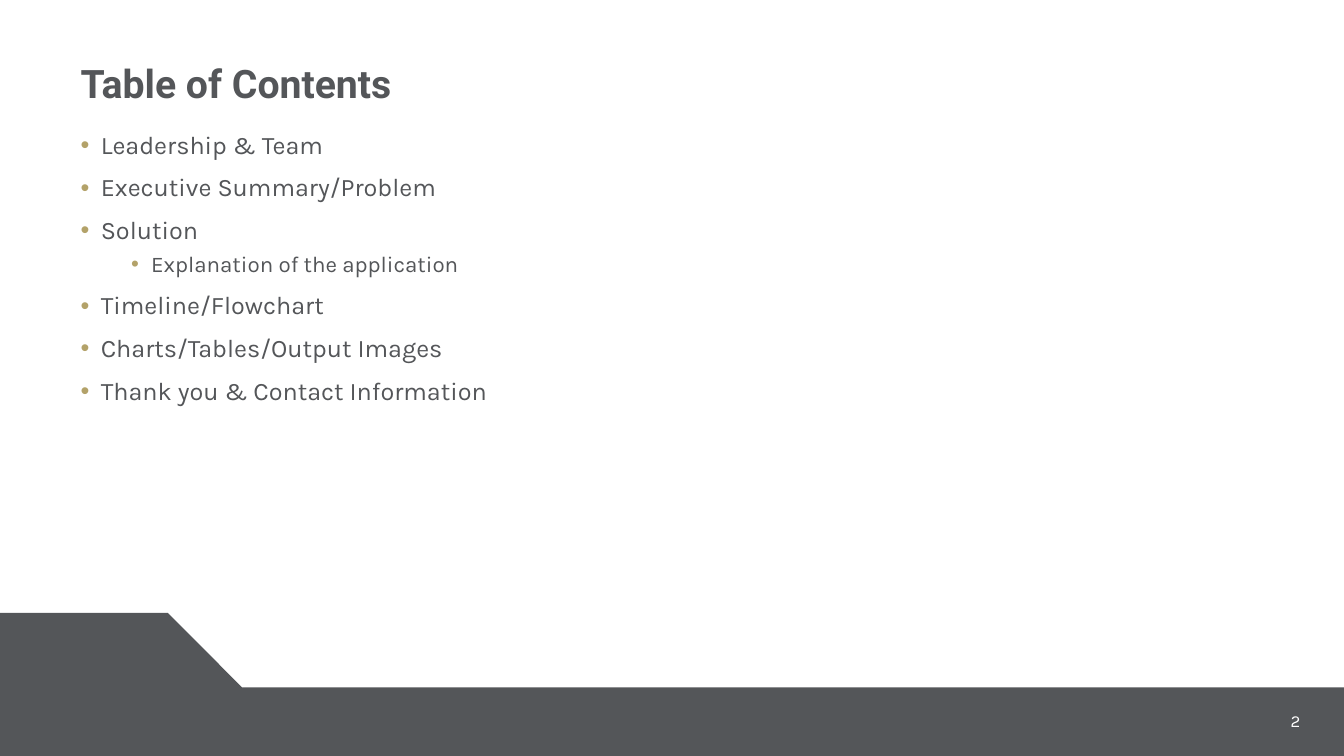
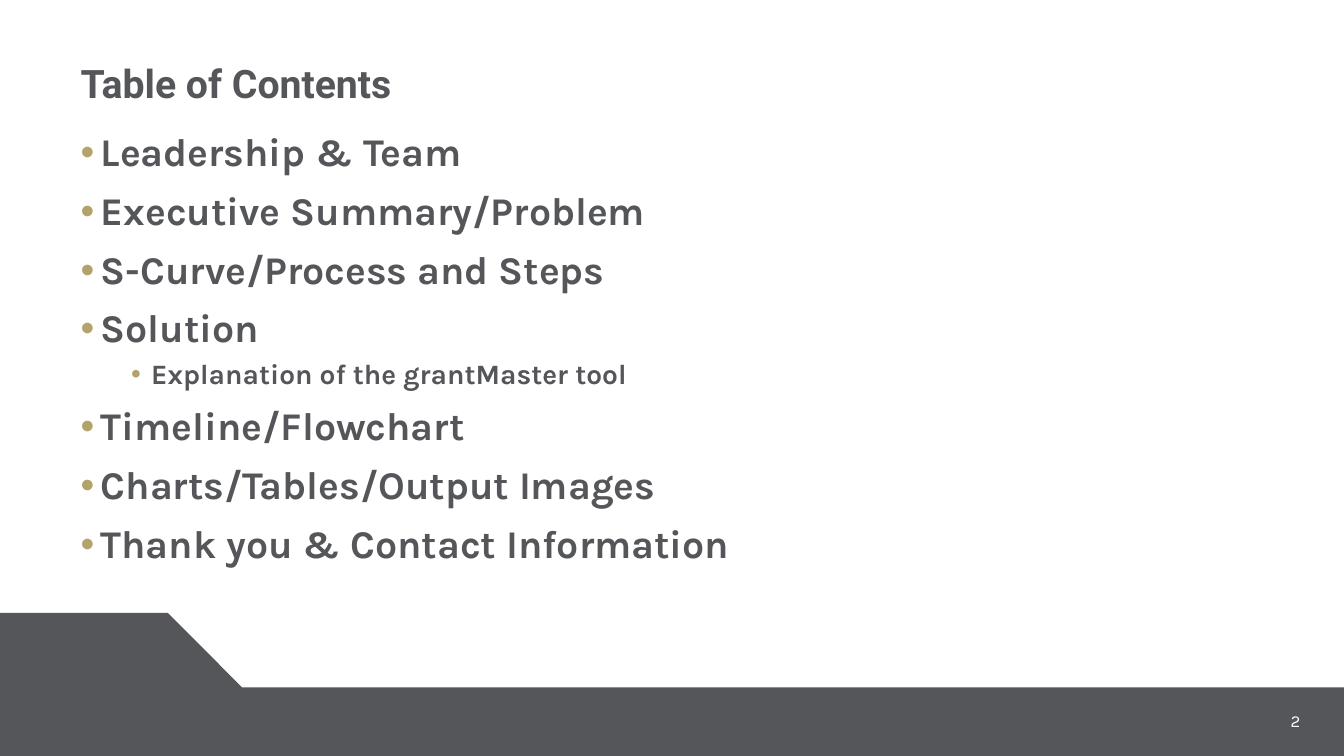
Before and after one commit to mauracarter-statistics/Code-A-Thon, a slide deck: slide 2 of slides_grant_master_cpcc.pptx. Drawn at 1344x756 pixels with LibreOffice and Linux fonts; fonts in the diff are those of the drawing; background and template pictures are left out. Boxes give left, top, right and bottom in pixels: in the first picture for what was removed or moved away, otherwise in the second. Text is boxed around its words. In the diff, an @@ line names an element or a change of style, - is before the commit and + after.

Commit message:
executive summary
explanation of the problem

```diff
--- a/slides_grant_master_cpcc.pptx
+++ b/slides_grant_master_cpcc.pptx
@@ text at [101,138,729,568]: size 18 to 28 pt, bold on in "Leadership & Team", "Executive Summary/Problem", "Solution", "Timeline/Flowchart" and 2 more places @@
@@ text at [101,255,605,294]: paragraph added @@
+• S-Curve/Process and Steps
@@ text at [151,364,626,391]: text changed; size 16 to 20 pt; bold on @@
-  • Explanation of the application
+  • Explanation of the grantMaster tool
```
Also in this commit, not shown: 2 other slides changed, 1 slide added.
